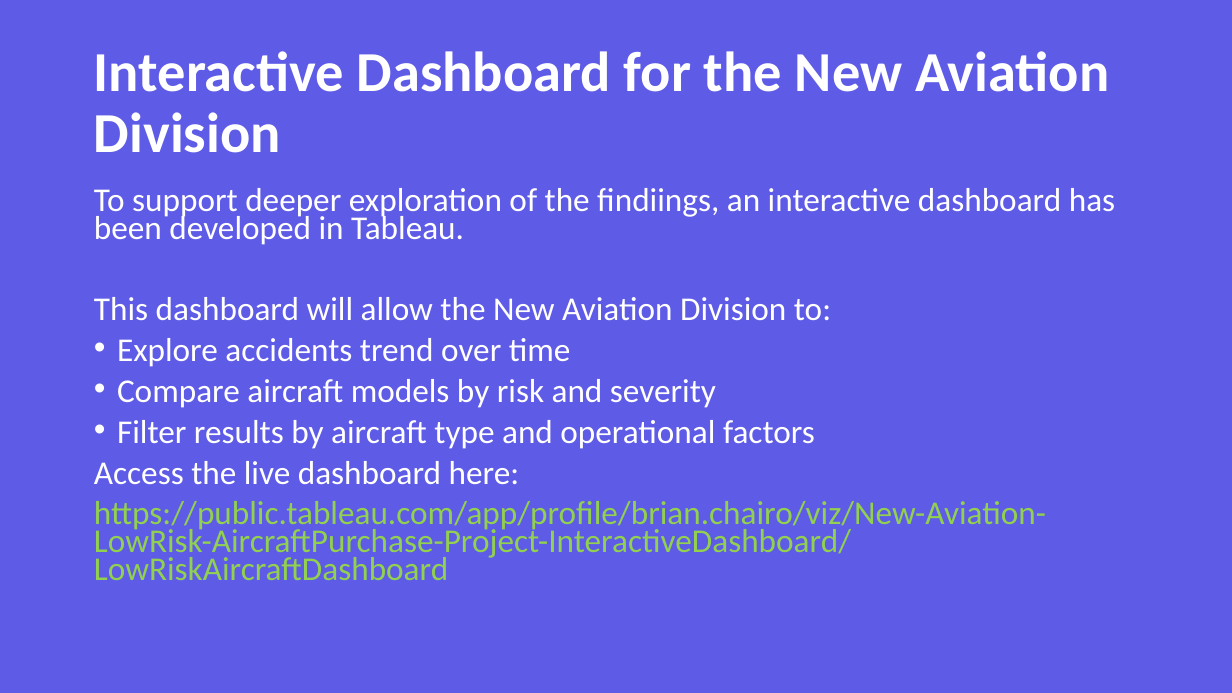
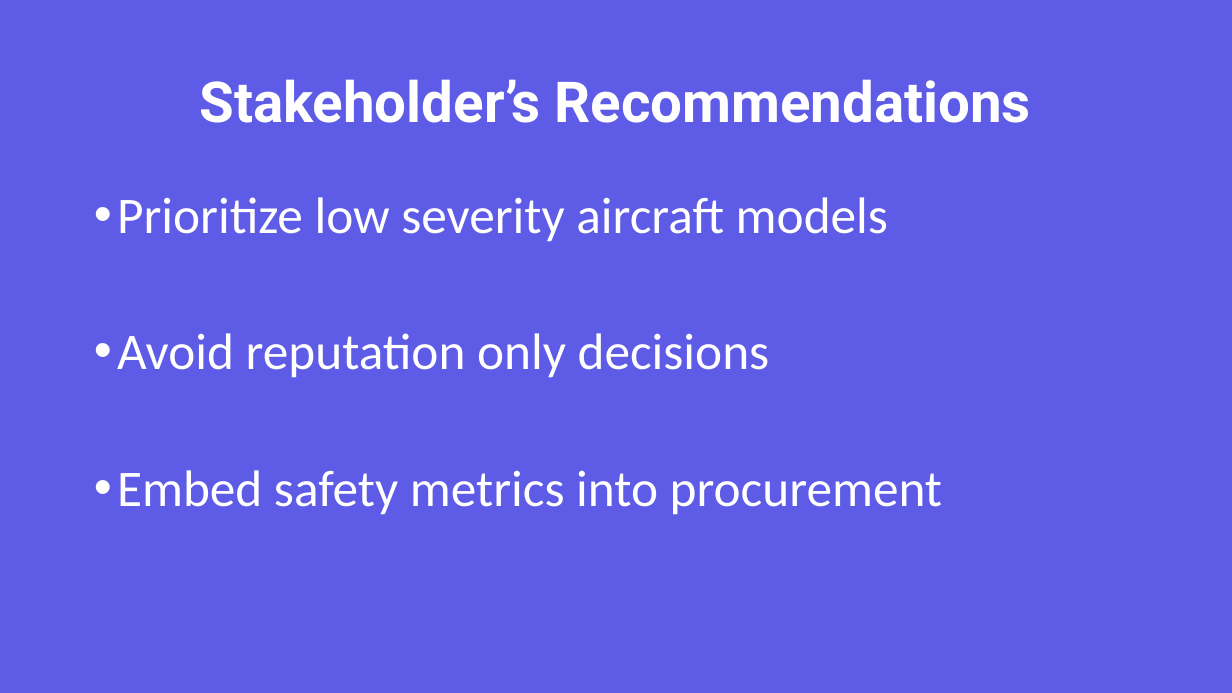
Before and after one commit to ChairoSolutions/New-Aviation-LowRisk-AircraftPurchase-Project, a slide deck: slide 9 of Presentation/Low Risk Aircraft Selection Using Historical Aviation Accident Data.pptx (slide 10 before the commit). Drawn at 1232x693 pixels with LibreOffice and Linux fonts; fonts in the diff are those of the drawing. Boxes give left, top, right and bottom in pixels: in the first picture for what was removed or moved away, otherwise in the second. Text is boxed around its words. In the diff, an @@ line names an element or a change of style, - is before the commit and + after.

Commit message:
Add exposure normalization, sensitivity analysis, and improved recommendations,also updated my presentation to executive summary and created a file to store dependencies for reproducibility

```diff
--- a/Presentation/Low Risk Aircraft Selection Using Historical Aviation Accident Data.pptx
+++ b/Presentation/Low Risk Aircraft Selection Using Historical Aviation Accident Data.pptx
@@ title at bbox=[199, 79, 1031, 123]: text changed; font Calibri to Roboto @@
-Interactive Dashboard for the New Aviation Division
+Stakeholder’s Recommendations
@@ text at bbox=[117, 197, 942, 515]: text changed; size 25.9 to 40 pt @@
-To support deeper exploration of the findiings, an interactive dashboard has been developed in Tableau.
-This dashboard will allow the New Aviation Division to:
-• Explore accidents trend over time
-• Compare aircraft models by risk and severity
-• Filter results by aircraft type and operational factors
-Access the live dashboard here:
-https://public.tableau.com/app/profile/brian.chairo/viz/New-Aviation-LowRisk-AircraftPurchase-Project-InteractiveDashboard/LowRiskAircraftDashboard
+• Prioritize low severity aircraft models
+• Avoid reputation only decisions
+• Embed safety metrics into procurement
```
Also in this commit, not shown: 8 other slides changed, 1 slide added, 6 slides removed, 8 other files.
